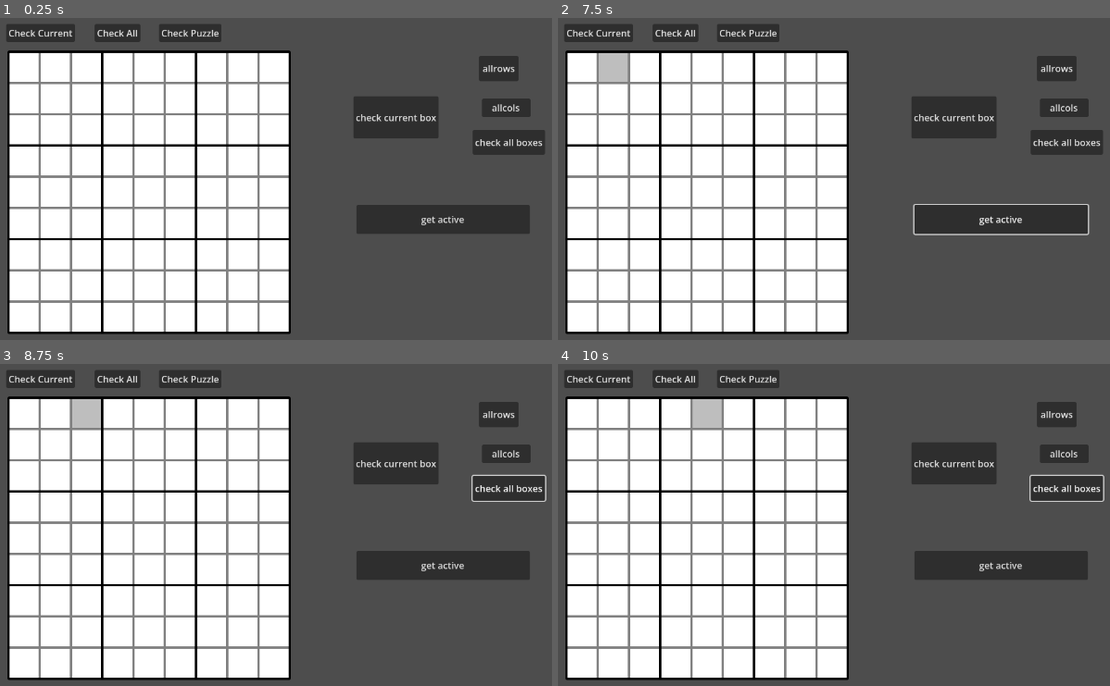
Above: before the commit, frames 1-4 (two rows, left to right).
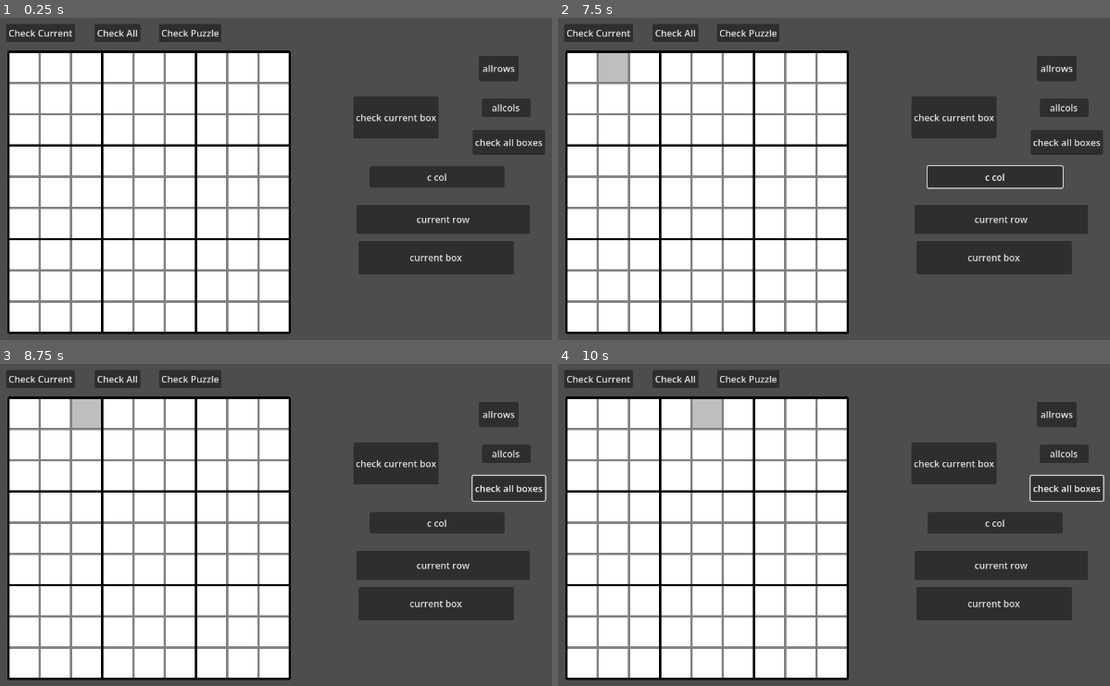
Above: after the commit, the same moments.

Repository: Convy32/Serengeti-Sudoku
Game: Godot game, scene res://game.tscn
Same seed, same stepped clock (60 frames per second), same inputs: the game is played once before the commit and once after it.
Inputs (mouse positions are in pixels of both pictures, inside the frame that each line leads up to):
- Up to frame 1 (0.25 s): no input
- Up to frame 2 (7.5 s): click "allrows" at 0.5 s; click "get active" (after the commit: "current row") at 1.25 s; click (994, 175) at 2 s, where only the run after the commit has a clickable "c col"; click (994, 256) at 2.75 s, where only the run after the commit has a clickable "current box"; click "check current box" at 3.5 s; click "check all boxes" at 4.25 s; click "Check Puzzle" at 5 s; click "allcols" at 5.75 s; tap Enter at 6.5 s; move the mouse to (580, 66) at 6.52 s; hold Right 6.53-7.28 s; tap Alt at 6.6 s; click (580, 66) at 6.67 s; tap Space at 7.25 s; move the mouse to (613, 66) at 7.27 s; hold Down from 7.28 s (still down); tap Shift at 7.35 s; click (613, 66) at 7.42 s
- Up to frame 3 (8.75 s): tap Enter at 8 s; move the mouse to (88, 412) at 8.02 s; release Down at 8.03 s; hold Right from 8.03 s (still down); tap Alt at 8.1 s; click (88, 412) at 8.17 s
- Up to frame 4 (10 s): tap Space at 8.75 s; move the mouse to (673, 412) at 8.77 s; release Right at 8.78 s; hold Up 8.78-9.53 s; tap Shift at 8.85 s; click (673, 412) at 8.92 s; tap Enter at 9.5 s; move the mouse to (707, 412) at 9.52 s; hold Left from 9.53 s (still down); tap Alt at 9.6 s; click (707, 412) at 9.67 s

The runs differ from the first frame. In frame 1, 4.6% of the frame differs, in the area x 64-94%, y 45-80%; in frame 2, 5.1%, in the area x 64-97%, y 45-80%; in frame 3, 4.6%; in frame 4, 4.6%.

Commit message:
All Check Current Functions
All Check Current () functions complete! Next step is now generating sudokus, including fixed in place numbers

Diff:
--- a/sudoku/game.tscn
+++ b/sudoku/game.tscn
@@ -128,10 +128,28 @@
 offset_top = 421.0
 offset_right = 1034.0
 offset_bottom = 471.0
-text = "get active"
+text = "current row"
+
+[node name="Button3" type="Button" parent="." unique_id=1717377930]
+layout_mode = 0
+offset_left = 757.0
+offset_top = 354.0
+offset_right = 990.0
+offset_bottom = 391.0
+text = "c col"
+
+[node name="Button4" type="Button" parent="." unique_id=879678230]
+layout_mode = 0
+offset_left = 738.0
+offset_top = 483.0
+offset_right = 1006.0
+offset_bottom = 541.0
+text = "current box"
 
 [connection signal="pressed" from="CheckBoxes" to="." method="check_all_boxes"]
 [connection signal="pressed" from="Check Puzzle" to="." method="check_puzzle"]
 [connection signal="pressed" from="Button" to="." method="check_all_rows"]
 [connection signal="pressed" from="Button2" to="." method="check_all_columns"]
-[connection signal="pressed" from="getactive" to="." method="test_as"]
+[connection signal="pressed" from="getactive" to="." method="check_current_row"]
+[connection signal="pressed" from="Button3" to="." method="check_current_column"]
+[connection signal="pressed" from="Button4" to="." method="check_current_box"]
--- a/sudoku/main.gd
+++ b/sudoku/main.gd
@@ -31,15 +31,37 @@
 		var space = $GridContainer.get_child(s)
 		if space.active:
 			return s #return the useable space id (0-80)
-	return -1 #return -1 if there is no active space so it doesnt mess with it
+	return 0 #return 0 if there is no active space (functions use this regardless)
 
+func get_current_row():
+	var active_row = floor(get_active_space() / 9)
+	return active_row
 
-func test_as() -> void:
-	var acti
-	acti = get_active_space()
-	print(acti)
+func get_current_column():
+	var active_column = (get_active_space() - (get_current_row() * 9))
+	return active_column
 
+func check_current_row():
+	var spaces = []
+	for s in range(9):
+		spaces.append($GridContainer.get_child((get_current_row() * 9) + s))
+	check_spaces(spaces)
 
+func check_current_column():
+	var spaces = []
+	for s in range(9):
+		spaces.append($GridContainer.get_child(get_current_column() + (s * 9)))
+	check_spaces(spaces)
+
+func check_current_box():
+	var box_row = floor(get_current_row() / 3)
+	var box_column = floor(get_current_column() / 3)
+
+	var spaces = []
+	for br in range(3):
+		for bc in range(3):
+			spaces.append($GridContainer.get_child((box_row * 27) + bc + (br * 9) + (box_column * 3)))
+	check_spaces(spaces)
 
 
 
